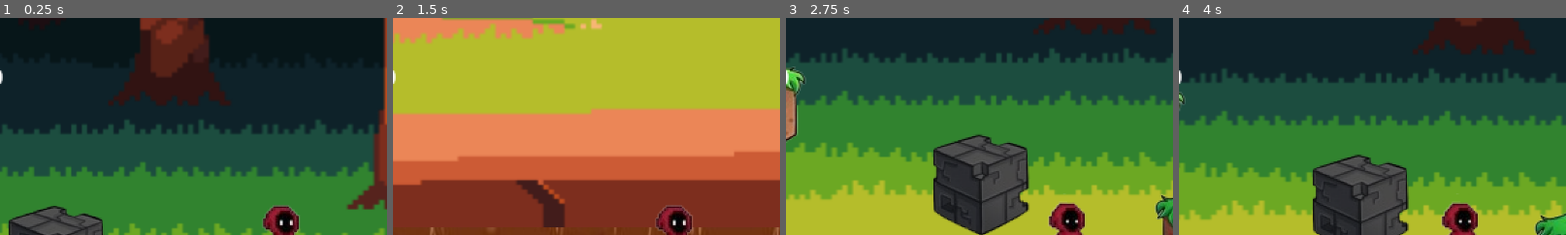
Above: before the commit, frames 1-4 (left to right).
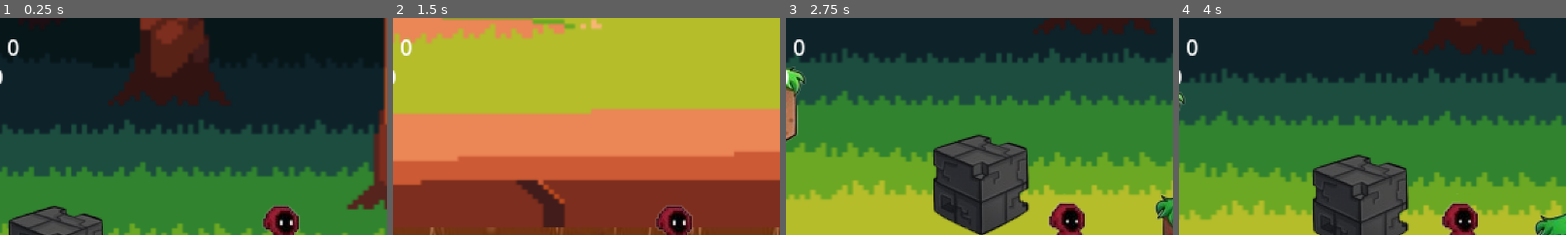
Above: after the commit, the same moments.

Repository: juan-hernandez-96/Final-Project
Game: Godot game, scene res://Scenes/nivel1.tscn
Same seed, same stepped clock (60 frames per second), same inputs: the game is played once before the commit and once after it. This scene is started directly instead of the project's main scene.
Inputs:
- Up to frame 1 (0.25 s): no input
- Up to frame 2 (1.5 s): hold Right (ui_right) from 0.53 s (still down); tap Up (ui_up) at 0.77 s
- Up to frame 3 (2.75 s): tap Up (ui_up) at 1.52 s; release Right (ui_right) at 2.03 s; hold Left (ui_left) from 2.03 s (still down)
- Up to frame 4 (4 s): keep holding Left (ui_left); tap Up (ui_up) at 3.02, 3.77 s
The pictures show only the part of the screen within x 13-63%, y 0-50%; the shares and areas given below are measured in that part.

The runs differ from the first frame. In frame 1, 0.2% of the frame differs, in the area x 2-6%, y 9-18%; in frame 2, 0.2%; in frame 3, 0.2%; in frame 4, 0.2%.

Commit message:
R04-cont

Diff:
--- /dev/null
+++ b/Scripts/global.gd
@@ -0,0 +1,4 @@
+extends Node
+
+var rupee_counter: int = 0
+var score: int = 0
--- a/Scripts/hood.gd
+++ b/Scripts/hood.gd
@@ -4,7 +4,6 @@
 @onready var death: AudioStreamPlayer2D = $death
 @onready var rupee_1: AudioStreamPlayer2D = $rupee1
 @onready var rupees: Label = %rupees
-
 
 var score : int = 0
 var velocidad = 200
@@ -15,7 +14,8 @@
 
 func _ready():
 	label_score = $label_score
-	label_score.text = "Score: 0"
+	label_score.text = "Score: %d" % [Global.score]
+	rupees.text = "Rupees: " + str(Global.rupee_counter)
 	$Node2D/AnimationPlayer.play("idle2")
 	add_to_group("jugador")
 
@@ -38,11 +38,11 @@
 		cargar_datos_json()
 
 func sumar_puntos(cantidad : int):
-	score += cantidad
+	Global.score += cantidad
 	actualizar_label()
 
 func actualizar_label():
-	label_score.text = "Points: %d" % [score]
+	label_score.text = "Points: %d" % [Global.score]
 
 func guardar_datos_json():
 	var estado_objetos = []
@@ -60,7 +60,8 @@
 	var datos = {
 		"jugador": {
 			"posicion": {"x": "%.8f" % global_position.x, "y": "%.8f" % global_position.y},
-			"score": score
+			"score": Global.score,
+			"rupee_counter": Global.rupee_counter
 		},
 		"objetos": estado_objetos
 	}
@@ -95,8 +96,12 @@
 		float(datos["jugador"]["posicion"]["x"]),
 		float(datos["jugador"]["posicion"]["y"])
 	)
-	score = datos["jugador"]["score"]
+
+	Global.score = datos["jugador"]["score"]
+	Global.rupee_counter = datos["jugador"]["rupee_counter"]
+
 	actualizar_label()
+	rupees.text = "Rupees: " + str(Global.rupee_counter)
 
 	for objeto in datos["objetos"]:
 		if !objeto["recolectada"]:
@@ -130,8 +135,8 @@
 		print(rupee_counter)
 
 func set_rupee(new_rupee_count: int):
-	rupee_counter = new_rupee_count
-	rupees.text = "Rupees: " + str(rupee_counter)
+	Global.rupee_counter = new_rupee_count
+	rupees.text = "Rupees: " + str(Global.rupee_counter)
 
 func _on_portal_2_body_entered(body: Node2D) -> void:
 	get_tree().change_scene_to_file("res://Scenes/nivel2.tscn")
--- a/project.godot
+++ b/project.godot
@@ -15,6 +15,10 @@
 config/features=PackedStringArray("4.4", "Forward Plus")
 config/icon="res://icon.svg"
 
+[autoload]
+
+Global="*res://Scripts/global.gd"
+
 [global_group]
 
 jugador=""
Not shown, added: Scripts/global.gd.uid
